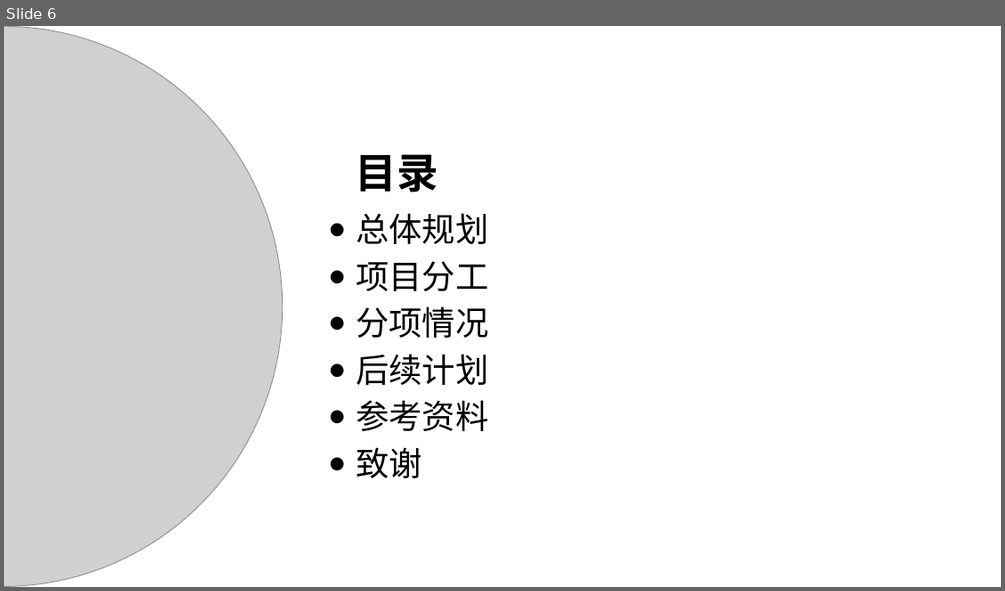
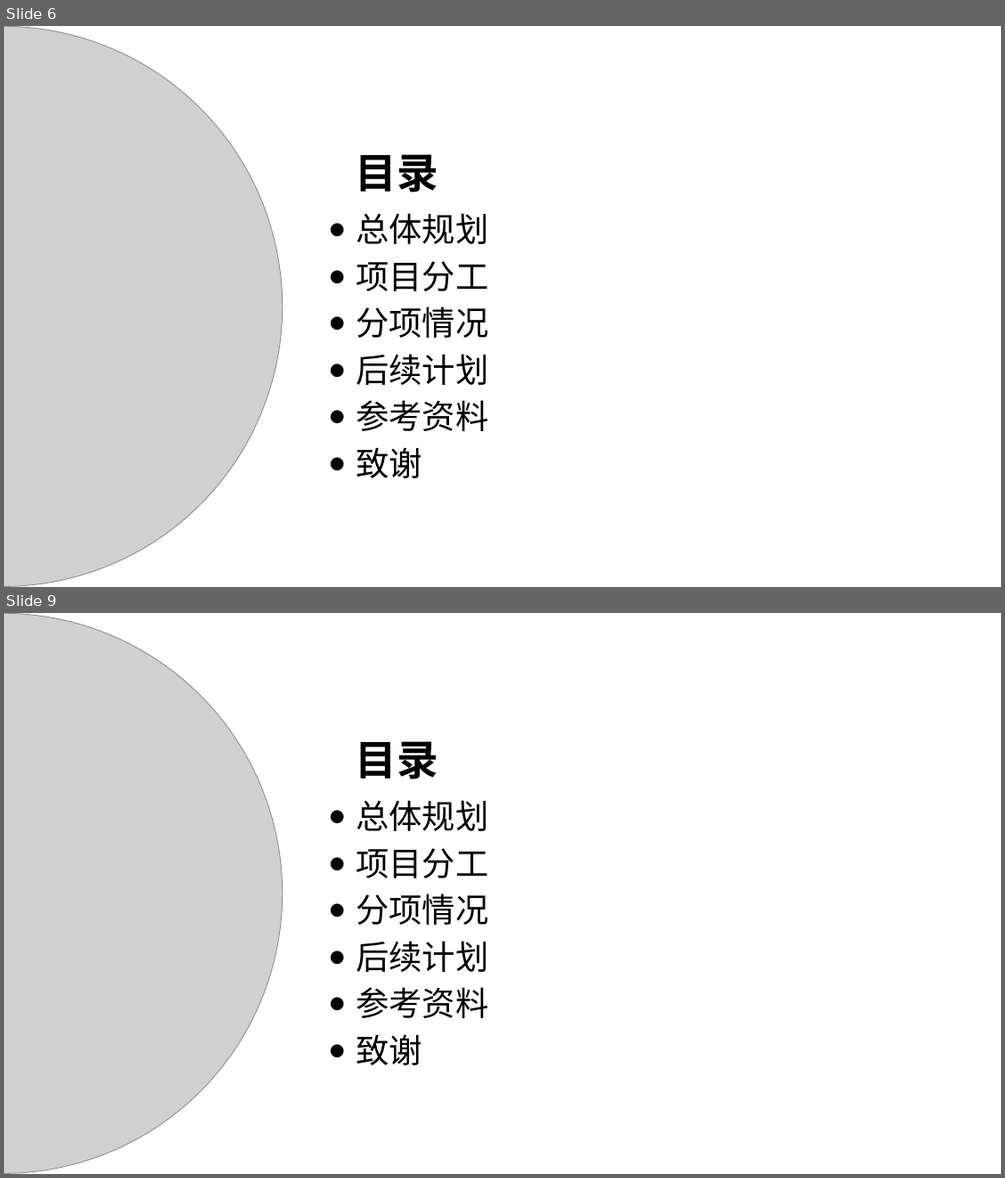
Before and after one commit to hance0601/dsp_proj, a slide deck: 开题报告.pptx. Shown one above the other, each under a label of ours: slide 6 before the commit, slides 6 and 9 after it; the slides between them are not shown. The pictures are 1005x591 and 1005x1178 pixels, drawn with LibreOffice and Linux fonts; fonts in the diff are those of the drawing; grey boxes stand for pictures. Boxes give left, top, right and bottom in pixels: in the first picture for what was removed or moved away, otherwise in the second. Text is boxed around its words. In the diff, an @@ line names an element or a change of style, - is before the commit and + after.

```diff
--- a/开题报告.pptx
+++ b/开题报告.pptx
@@ slide 9 added at <box>4,613,1001,1174</box>, background #FFFFFF @@
@@ picture added at <box>4,613,283,1173</box> @@
@@ text added at <box>356,741,438,779</box>, 40 pt, text #000000, bold @@
+目录
@@ text added at <box>323,805,362,831</box>, 14 pt, text #000000 @@
+●
@@ text added at <box>356,800,488,831</box>, 32 pt, text #000000 @@
+总体规划
@@ text added at <box>323,852,362,877</box>, 14 pt, text #000000 @@
+●
@@ text added at <box>356,848,488,878</box>, 32 pt, text #000000 @@
+项目分工
@@ text added at <box>323,899,362,925</box>, 14 pt, text #000000 @@
+●
@@ text added at <box>356,893,488,925</box>, 32 pt, text #000000 @@
+分项情况
@@ text added at <box>323,945,362,971</box>, 14 pt, text #000000 @@
+●
@@ text added at <box>356,941,488,972</box>, 32 pt, text #000000 @@
+后续计划
@@ text added at <box>323,991,362,1017</box>, 14 pt, text #000000 @@
+●
@@ text added at <box>356,987,488,1018</box>, 32 pt, text #000000 @@
+参考资料
@@ text added at <box>323,1038,362,1064</box>, 14 pt, text #000000 @@
+●
@@ text added at <box>356,1034,422,1065</box>, 32 pt, text #000000 @@
+致谢
```
Also in this commit, not shown: 3 slides changed, 11 other slides added, 3 other files.
